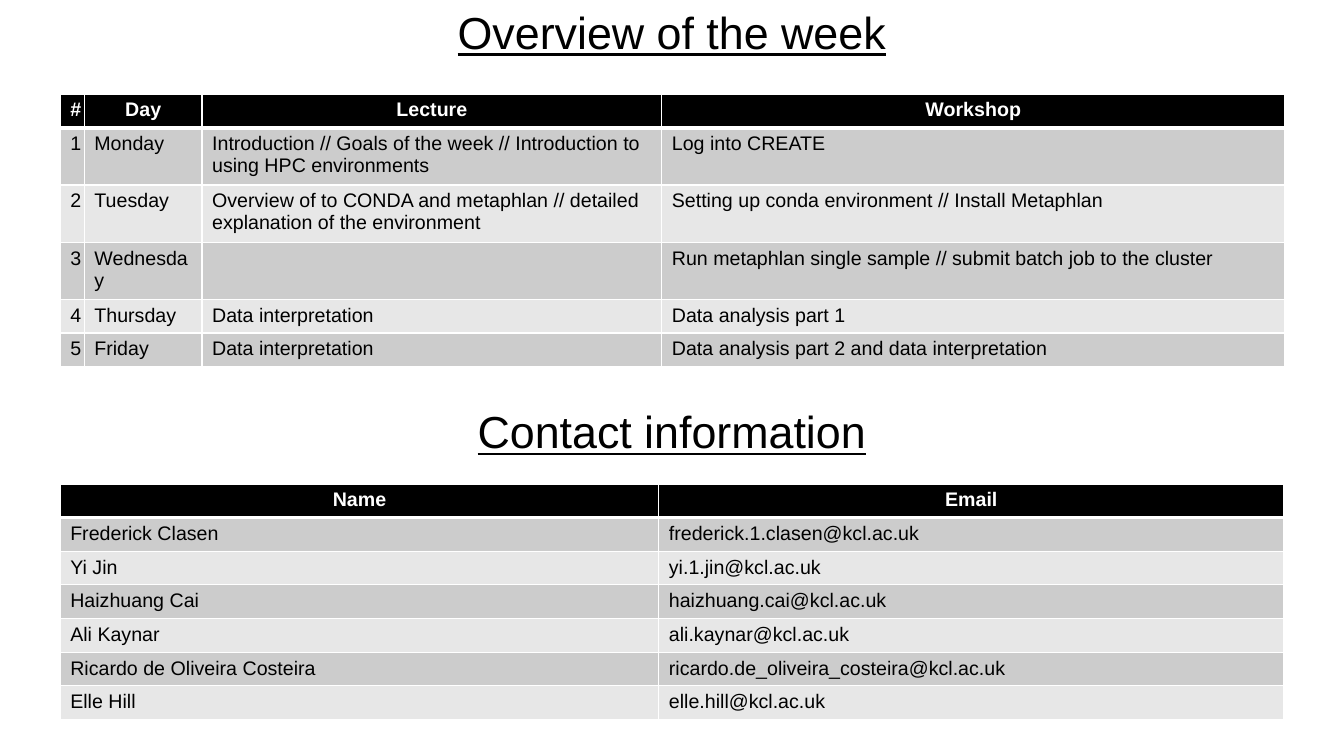
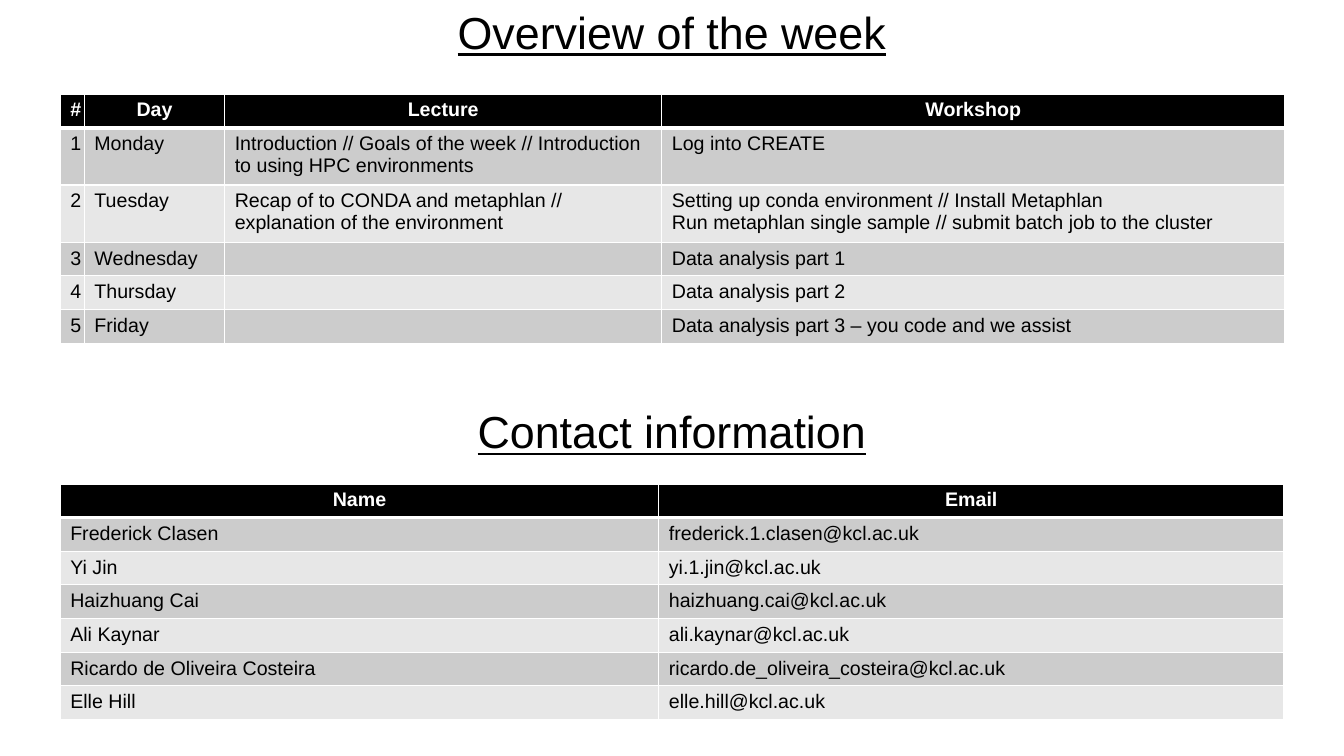
Before and after one commit to FrederickClasen/KCL_MSc_2023, a slide deck: slide 2 of Microbiome_analysis/Workshop-overview.pptx. Drawn at 1344x756 pixels with LibreOffice and Linux fonts; fonts in the diff are those of the drawing. Boxes give left, top, right and bottom in pixels: in the first picture for what was removed or moved away, otherwise in the second. Text is boxed around its words. In the diff, an @@ line names an element or a change of style, - is before the commit and + after.

Commit message:
PP update

```diff
--- a/Microbiome_analysis/Workshop-overview.pptx
+++ b/Microbiome_analysis/Workshop-overview.pptx
@@ table at (60, 94, 1285, 343) @@
-row 3, column 3: Overview of to CONDA and metaphlan // detailed explanation of the environment
+row 3, column 3: Recap of to CONDA and metaphlan // explanation of the environment
-row 3, column 4: Setting up conda environment // Install Metaphlan
+row 3, column 4: Setting up conda environment // Install Metaphlan / Run metaphlan single sample // submit batch job to the cluster
-row 4, column 4: Run metaphlan single sample // submit batch job to the cluster
+row 4, column 4: Data analysis part 1
-row 5, column 3: Data interpretation
+row 5, column 3: 
-row 5, column 4: Data analysis part 1
+row 5, column 4: Data analysis part 2
-row 6, column 3: Data interpretation
+row 6, column 3: 
-row 6, column 4: Data analysis part 2 and data interpretation
+row 6, column 4: Data analysis part 3 – you code and we assist
```
